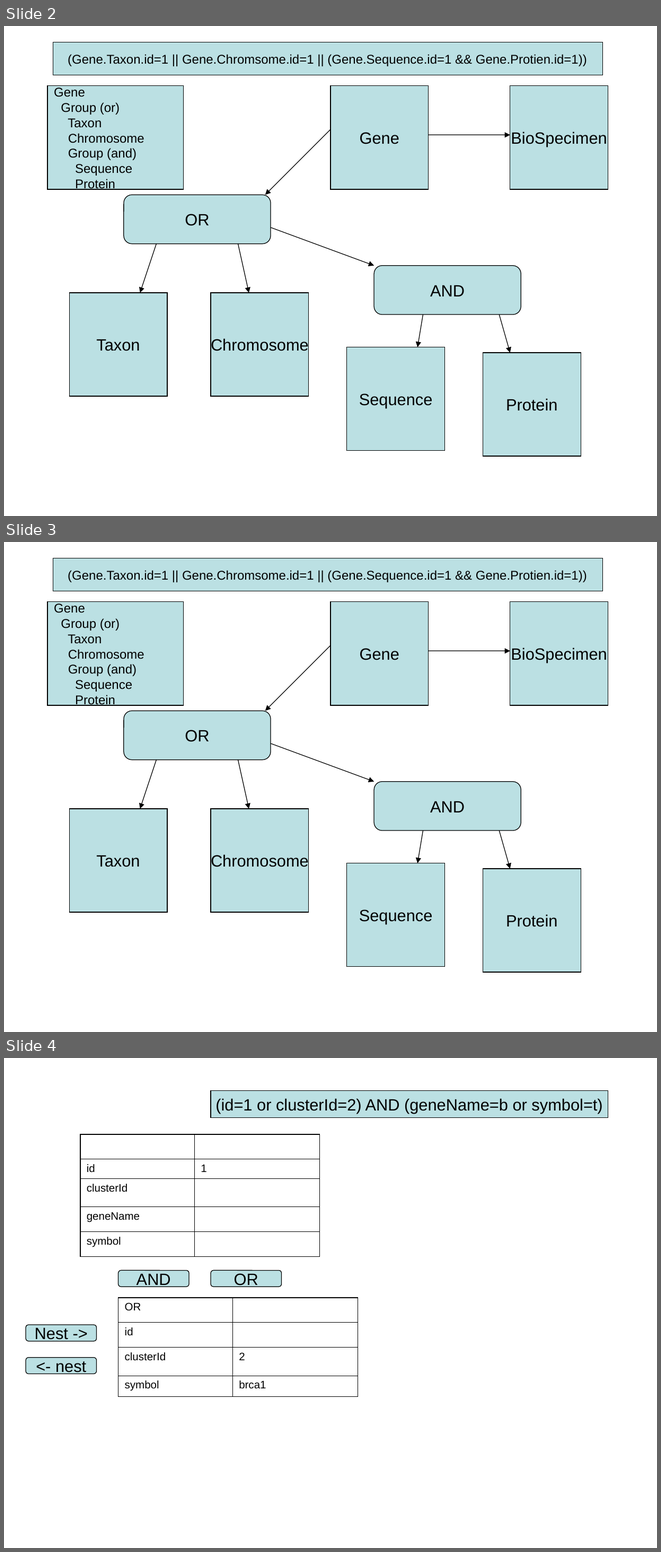
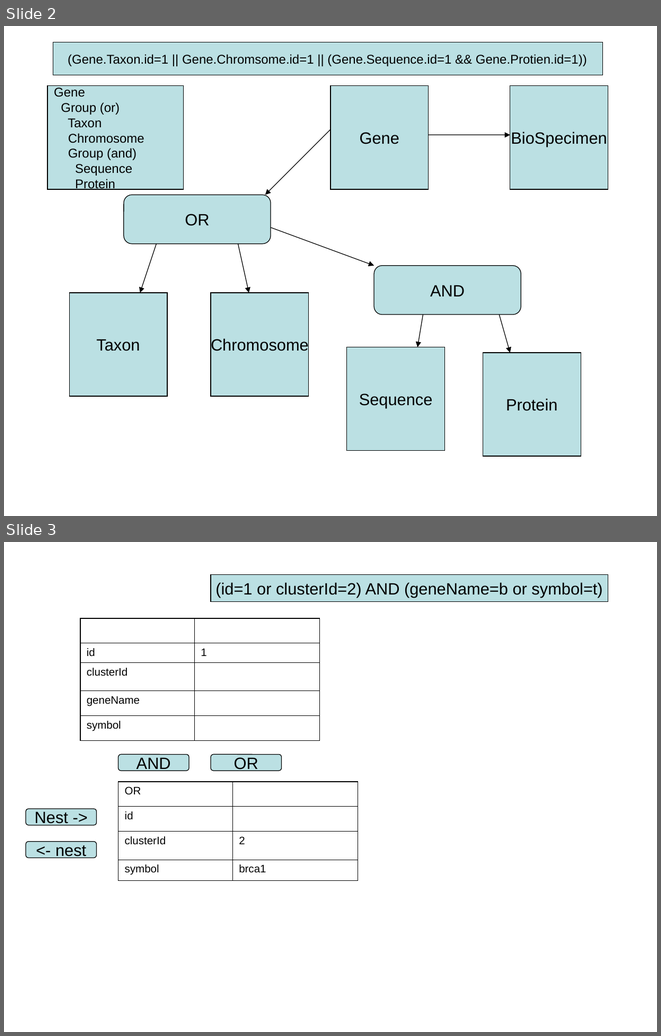
Before and after one commit to NCIP/catrip, a slide deck: catrip/documentation/gui/GUI_Group_Building.ppt. Shown one above the other, each under a label of ours: slides 2, 3 and 4 before the commit, slides 2 and 3 after it. The pictures are 661x1552 and 661x1036 pixels, drawn with LibreOffice and Linux fonts; fonts in the diff are those of the drawing. Boxes give left, top, right and bottom in pixels: in the first picture for what was removed or moved away, otherwise in the second. Text is boxed around its words. In the diff, an @@ line names an element or a change of style, - is before the commit and + after.

Commit message:
testing beta branch.
SVN-Revision: 1225

```diff
--- a/catrip/documentation/gui/GUI_Group_Building.ppt
+++ b/catrip/documentation/gui/GUI_Group_Building.ppt
@@ slide 3 removed at [4, 542, 657, 1032], background #FFFFFF @@
@@ rectangle removed at [53, 558, 603, 591] @@
-(Gene.Taxon.id=1 || Gene.Chromsome.id=1 || (Gene.Sequence.id=1 && Gene.Protien.id=1))
@@ rectangle removed at [48, 602, 184, 705] @@
-Gene
-Group (or)
-Taxon
-Chromosome
-Group (and)
-Sequence
-Protein
@@ rectangle removed at [330, 602, 429, 705] @@
-Gene
@@ rectangle removed at [510, 602, 608, 705] @@
-BioSpecimen
@@ arrow removed from (330, 645) to (265, 711) @@
@@ arrow removed from (429, 651) to (510, 651) @@
@@ rounded rectangle removed at [123, 711, 271, 759] @@
-OR
@@ arrow removed from (271, 743) to (374, 782) @@
@@ arrow removed from (156, 759) to (140, 809) @@
@@ arrow removed from (238, 759) to (249, 809) @@
@@ rounded rectangle removed at [374, 782, 521, 831] @@
-AND
@@ rectangle removed at [69, 809, 167, 911] @@
-Taxon
@@ rectangle removed at [211, 809, 309, 911] @@
-Chromosome
@@ arrow removed from (423, 831) to (417, 863) @@
@@ arrow removed from (499, 831) to (510, 868) @@
@@ rectangle removed at [347, 863, 445, 967] @@
-Sequence
@@ rectangle removed at [483, 868, 581, 972] @@
-Protein
@@ what was slide 4 is now slide 3 @@
```
